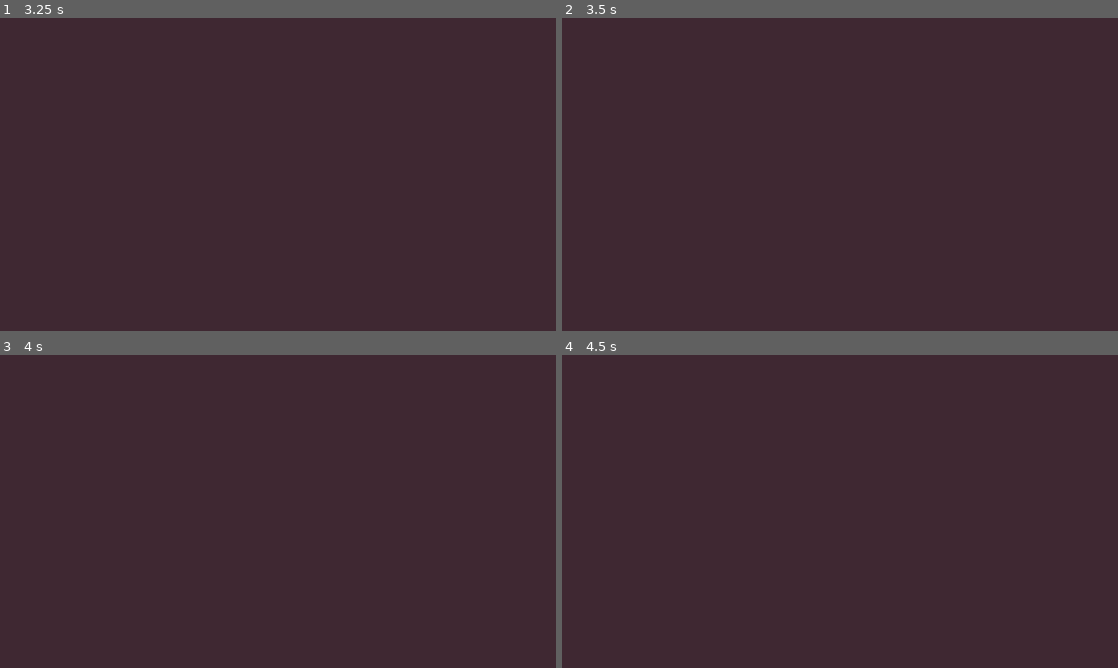
Above: before the commit, frames 1-4 (two rows, left to right).
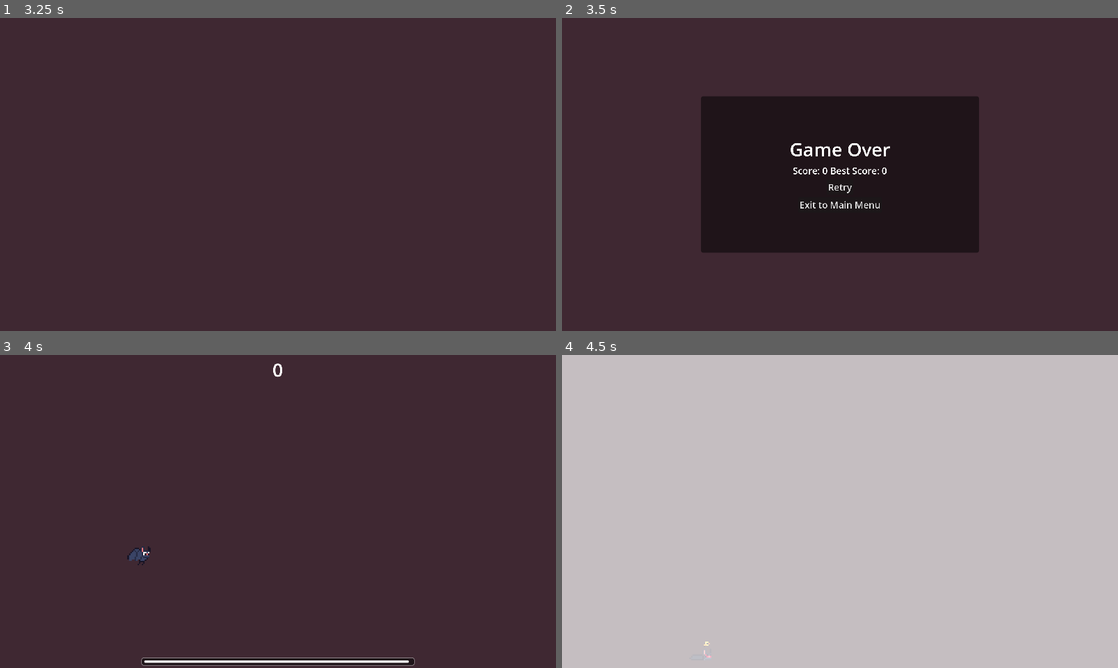
Above: after the commit, the same moments.

Repository: kirjahri/flappy-bat
Game: Godot game, scene res://scenes/main_menu.tscn
Same seed, same stepped clock (60 frames per second), same inputs: the game is played once before the commit and once after it.
Inputs (mouse positions are in pixels of both pictures, inside the frame that each line leads up to):
- Up to frame 1 (3.25 s): click "Start" at 0.5 s; move the mouse to (400, 158) at 1.27 s; hold Right mouse button (dive) 1.28-2.03 s; click (400, 158) at 1.52 s; click (400, 158) at 1.82 s; move the mouse to (166, 190) at 2.02 s; right-click (166, 190) at 2.1 s; click (166, 190) at 2.27 s; click (166, 190) at 2.57 s; tap Enter at 2.75 s; move the mouse to (333, 105) at 2.77 s; hold Right mouse button (dive) from 2.78 s (still down)
- Up to frame 2 (3.5 s): keep holding Right mouse button (dive)
- Up to frame 3 (4 s): release Right mouse button (dive) at 3.5 s; click (278, 524) at 3.5 s, where only the run after the commit has a clickable "Retry"
- Up to frame 4 (4.5 s): move the mouse to (812, 574) at 4.27 s; right-click (812, 574) at 4.35 s

Frame 1 is identical in both runs. In frame 2, 25% of the frame differs, in the area x 25-75%, y 25-75%; in frame 3, 1.4%; in frame 4, 100%, in the area x 0-100%, y 0-100%.
Error before the commit: Invalid access to property or key 'area_entered' on a base object of type 'Nil'. (res://scripts/main.gd:67)

Commit message:
fix(main): reassign values that were unassigned

Diff:
--- a/scenes/main.tscn
+++ b/scenes/main.tscn
@@ -54,22 +54,21 @@
 &"flash": SubResource("Animation_tipki")
 }
 
-[node name="Main" type="Node" node_paths=PackedStringArray("spawn_timer", "canvas_modulate", "destroy_area", "player", "hud", "hud_layer", "death_timer", "death_flash", "game_over", "game_over_layer")]
+[node name="Main" type="Node" node_paths=PackedStringArray("spawn_timer", "canvas_modulate", "dripstones_destroy_area", "player", "hud", "hud_layer", "death_timer", "death_flash", "game_over", "game_over_layer")]
 script = ExtResource("1_0wfyh")
 spawn_timer = NodePath("DripstonesTimer")
 canvas_modulate = NodePath("DarknessModulate")
 dripstones_scene = ExtResource("2_sugp2")
-destroy_area = NodePath("DripstonesDestroyArea")
-x = 2120.0
-y_min = 350.0
-y_max = 750.0
-added_speed = 3.0
+dripstones_destroy_area = NodePath("DripstonesDestroyArea")
+dripstones_spawn_x = 2120.0
+dripstones_spawn_y_min = 350.0
+dripstones_spawn_y_max = 750.0
 dripstones_scale = Vector2(5, 5)
 orb_scene = ExtResource("3_tefeu")
 orb_scale = Vector2(5, 5)
-spawn_rate = 0.2
-seconds_restored = 5.0
-added_x_range_max = 300.0
+orb_spawn_rate = 0.2
+seconds_of_vision_restored = 5.0
+orb_spawn_added_x_range_max = 300.0
 player = NodePath("Player")
 hud = NodePath("HUDLayer/HUD")
 hud_layer = NodePath("HUDLayer")
